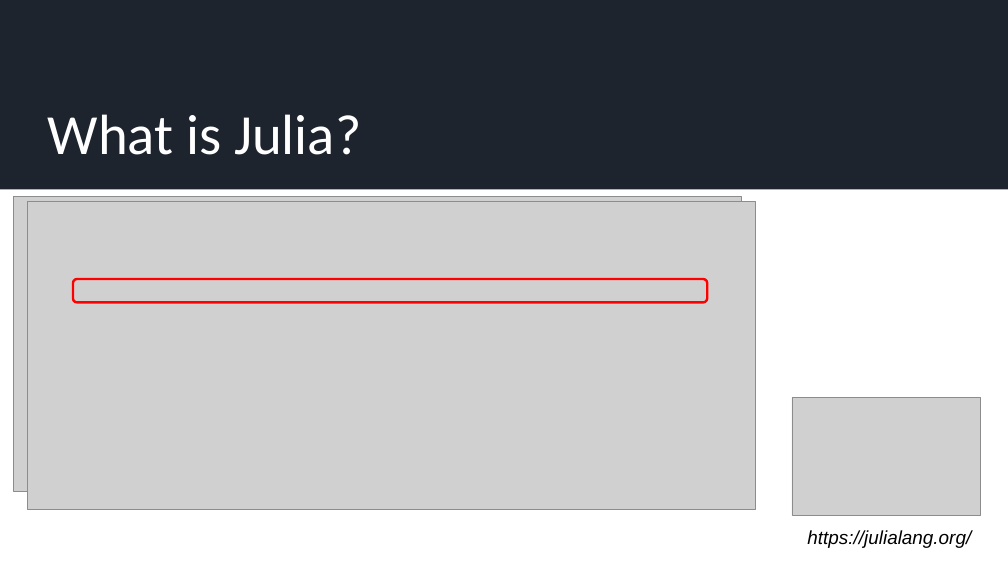
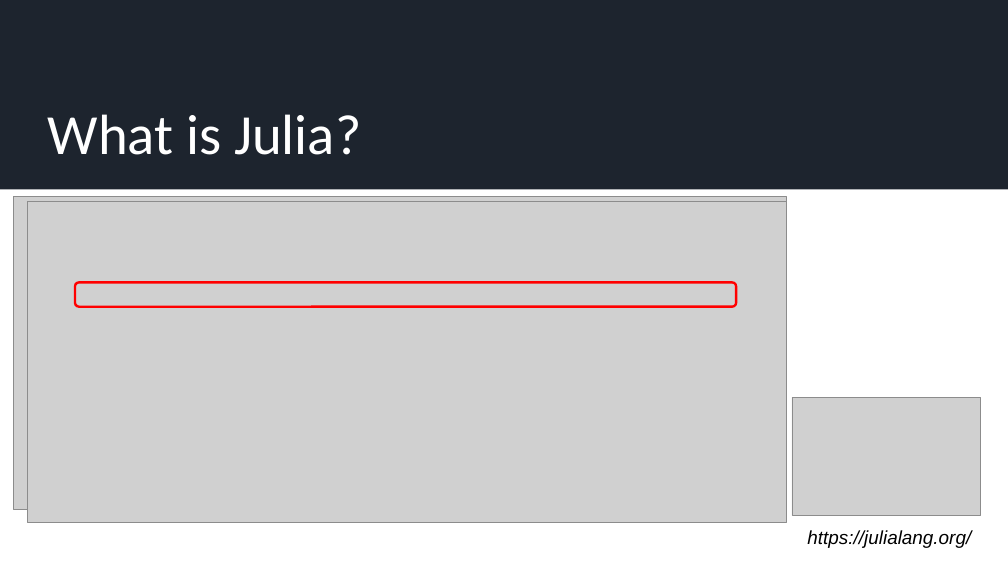
Before and after one commit to JamieMair/julia-for-research-with-hpc, a slide deck: slide 3 of Practical examples of accelerating numerical and ML research.pptx. Drawn at 1008x567 pixels with LibreOffice and Linux fonts; fonts in the diff are those of the drawing; grey boxes stand for pictures. Boxes give left, top, right and bottom in pixels: in the first picture for what was removed or moved away, otherwise in the second. Text is boxed around its words. In the diff, an @@ line names an element or a change of style, - is before the commit and + after.

```diff
--- a/Practical examples of accelerating numerical and ML research.pptx
+++ b/Practical examples of accelerating numerical and ML research.pptx
@@ picture: place and size @@
-picture at bbox=[14, 197, 742, 492]
+picture at bbox=[14, 197, 786, 509]
@@ picture: place and size @@
-picture at bbox=[27, 202, 755, 510]
+picture at bbox=[27, 202, 786, 523]
@@ rounded rectangle: place and size @@
-rounded rectangle at bbox=[73, 279, 708, 302]
+rounded rectangle at bbox=[75, 282, 737, 306]
```
Also in this commit, not shown: 9 other slides changed, 2 slides added, 1 slide removed, 2 other files.
